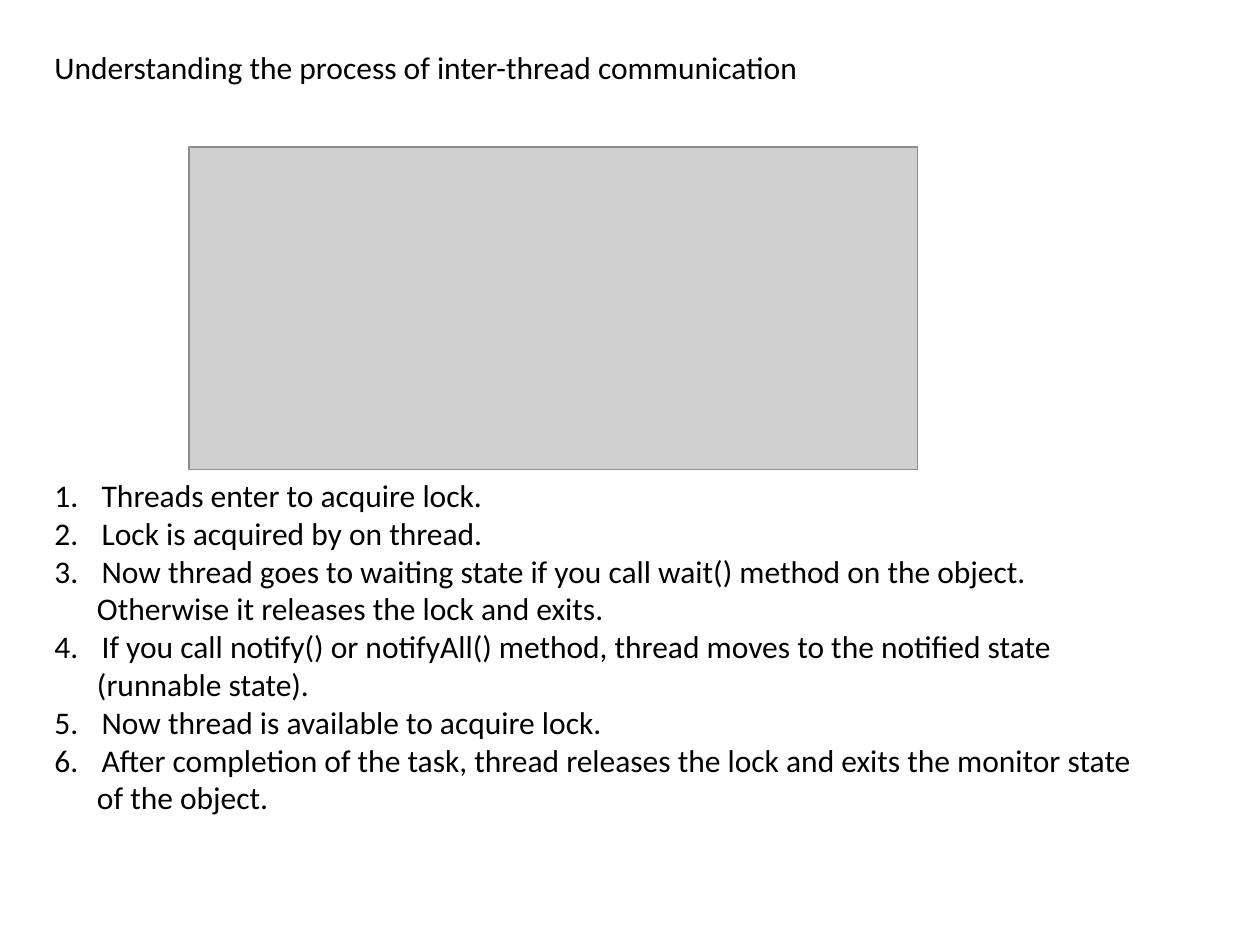
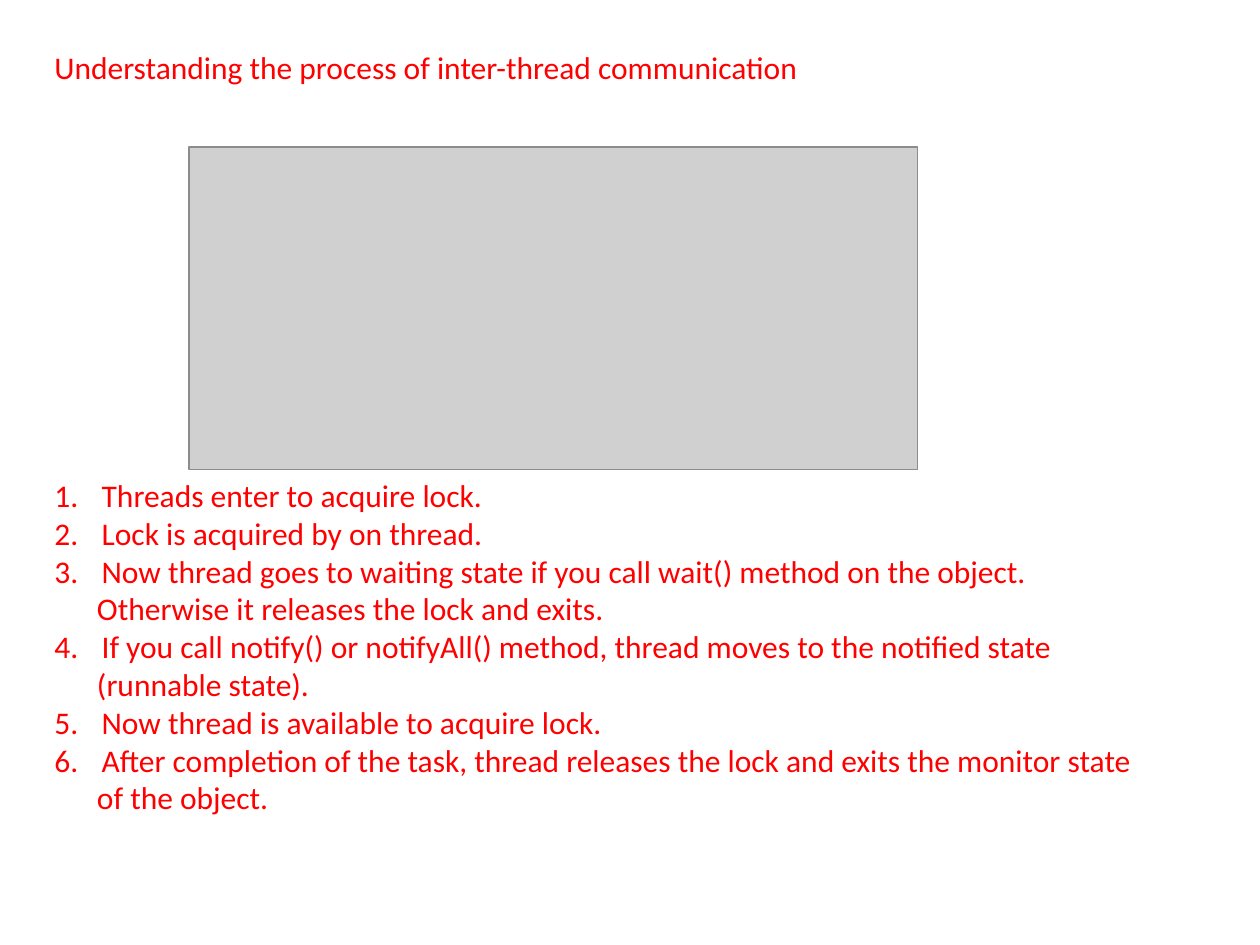
Before and after one commit to JongkukLee/JAC444, a slide deck: slide 5 of lect5-s3-thread-wait.pptx. Drawn at 1260x945 pixels with LibreOffice and Linux fonts; fonts in the diff are those of the drawing; grey boxes stand for pictures. Boxes give left, top, right and bottom in pixels: in the first picture for what was removed or moved away, otherwise in the second. Text is boxed around its words. In the diff, an @@ line names an element or a change of style, - is before the commit and + after.

```diff
--- a/lect5-s3-thread-wait.pptx
+++ b/lect5-s3-thread-wait.pptx
@@ text "Understanding the process of inter-thread ..." at [54, 57, 797, 85]: text colour #000000 to #FF0000 @@
@@ text "Threads enter to acquire lock." at [97, 485, 1131, 815]: text colour #000000 to #FF0000 @@
```
Also in this commit, not shown: 6 other slides changed, 20 other files.
